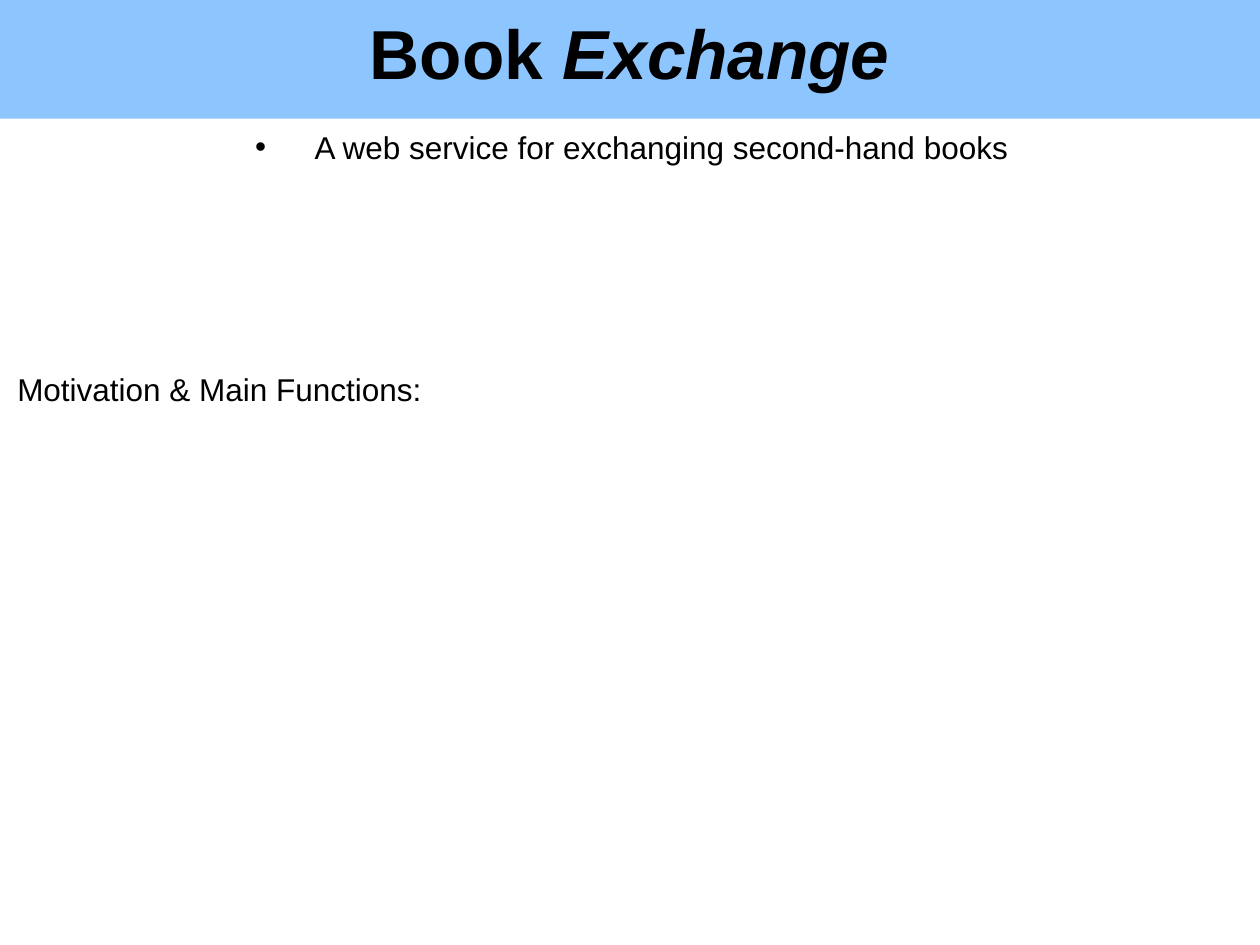
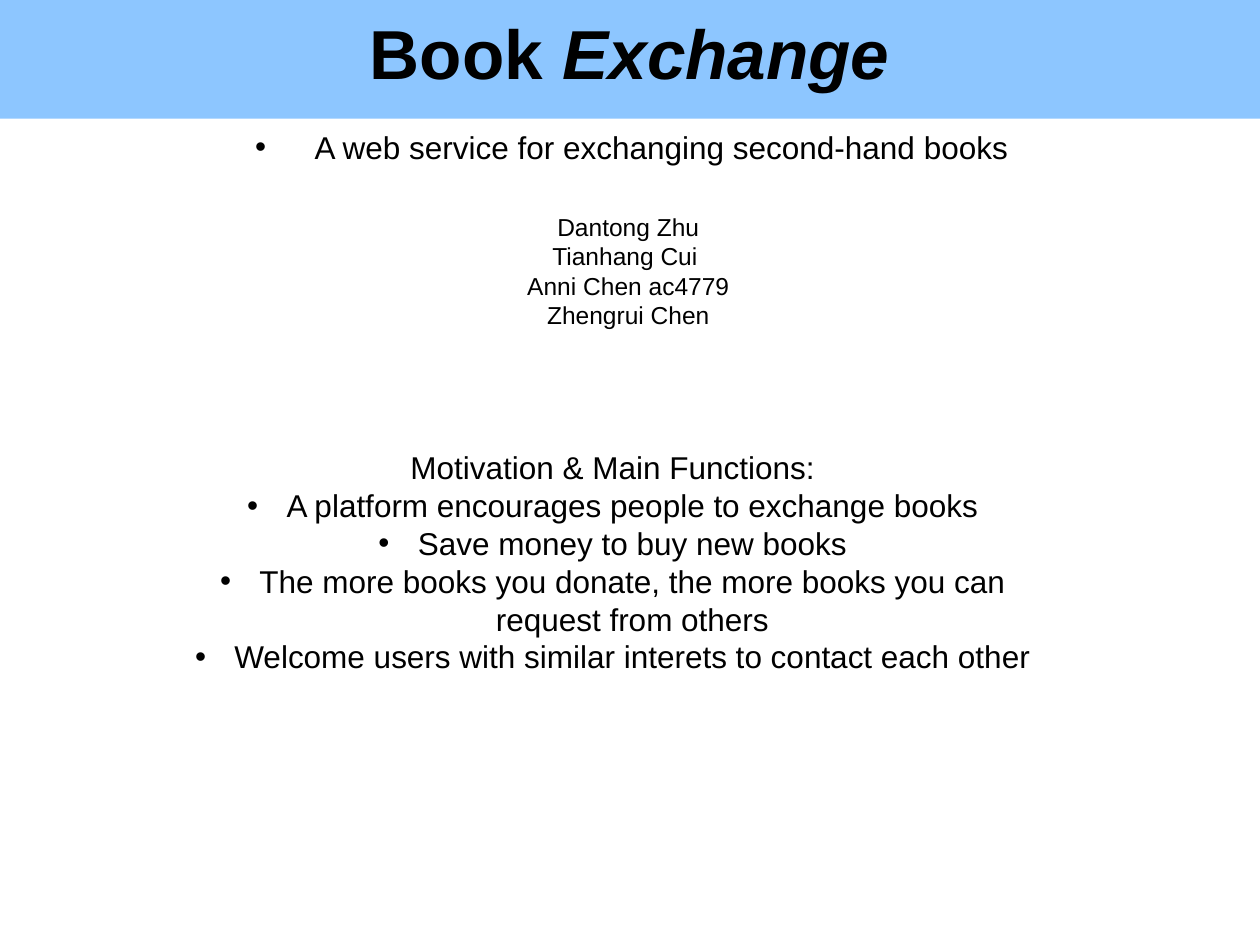
Before and after one commit to thcui/book-exchange, a slide deck: slide 1 of presentation-book-exchange.pptx. Drawn at 1260x945 pixels with LibreOffice and Linux fonts; fonts in the diff are those of the drawing; background and template pictures are left out. Boxes give left, top, right and bottom in pixels: in the first picture for what was removed or moved away, otherwise in the second. Text is boxed around its words. In the diff, an @@ line names an element or a change of style, - is before the commit and + after.

```diff
--- a/presentation-book-exchange.pptx
+++ b/presentation-book-exchange.pptx
@@ text added at [527, 218, 730, 329], 14 pt, text #000000 @@
+Dantong Zhu
+Tianhang Cui
+Anni Chen ac4779
+Zhengrui Chen
@@ text "Motivation & Main Functions:": place and size @@
-text "Motivation & Main Functions:" at [17, 378, 421, 402]
+text "Motivation & Main Functions:" at [234, 456, 1030, 669]
@@ text at [410, 456, 814, 480]: alignment left to centre @@
@@ text at [234, 494, 1030, 669]: paragraphs added @@
+• A platform encourages people to exchange books
+• Save money to buy new books
+• The more books you donate, the more books you can request from others
+• Welcome users with similar interets to contact each other
```
Also in this commit, not shown: 1 other slide changed.
